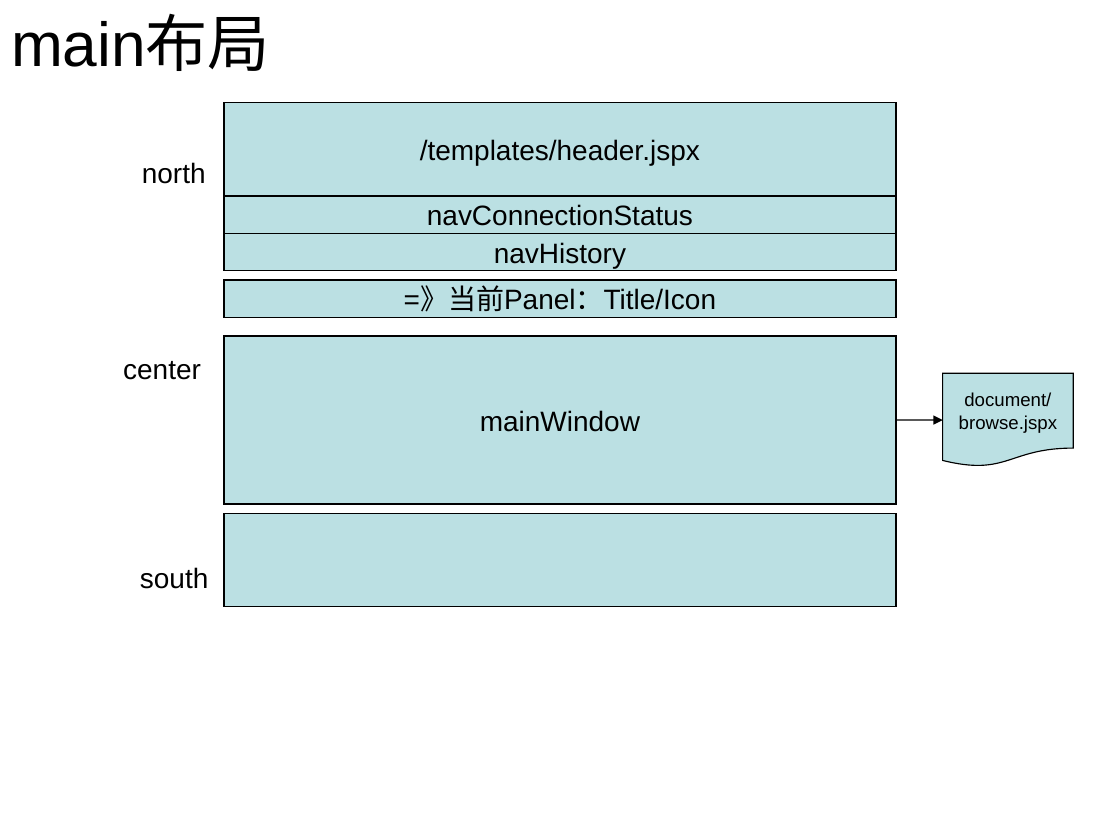
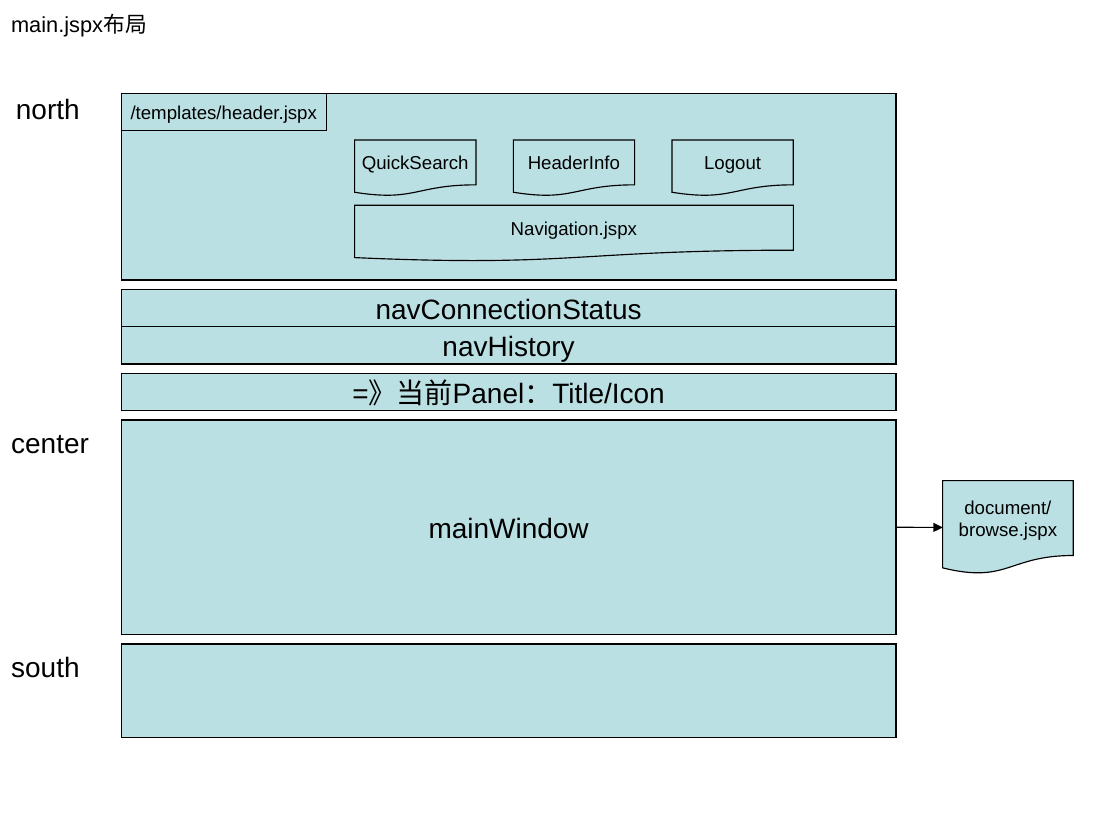
Before and after one commit to myedlt/mycontineo, a slide deck: slide 2 of docu/Contineo Arch.ppt. Drawn at 1120x840 pixels with LibreOffice and Linux fonts; fonts in the diff are those of the drawing. Boxes give left, top, right and bottom in pixels: in the first picture for what was removed or moved away, otherwise in the second. Text is boxed around its words. In the diff, an @@ line names an element or a change of style, - is before the commit and + after.

```diff
--- a/docu/Contineo Arch.ppt
+++ b/docu/Contineo Arch.ppt
@@ title removed at [11, 17, 270, 71] @@
-main布局
@@ title added at [11, 14, 147, 36], 14 pt, text #000000 @@
+main.jspx布局
@@ text "north": place and size @@
-text "north" at [142, 162, 206, 184]
+text "north" at [16, 98, 80, 120]
@@ rectangle "/templates/header.jspx": place and size @@
-rectangle "/templates/header.jspx" at [224, 103, 896, 196]
+rectangle "/templates/header.jspx" at [121, 93, 326, 130]
@@ rectangle "/templates/header.jspx" at [121, 93, 326, 130]: size 18 to 12 pt @@
@@ rectangle added at [121, 93, 896, 280], fill #BBE0E3, outline #000000 0.74 pt @@
@@ flow chart document added at [355, 140, 476, 196], fill #BBE0E3, outline #000000 0.74 pt, 12 pt, text #000000 @@
+QuickSearch
@@ flow chart document added at [513, 140, 634, 196], fill #BBE0E3, outline #000000 0.74 pt, 12 pt, text #000000 @@
+HeaderInfo
@@ flow chart document added at [672, 140, 793, 196], fill #BBE0E3, outline #000000 0.74 pt, 12 pt, text #000000 @@
+Logout
@@ flow chart document added at [355, 205, 794, 261], fill #BBE0E3, outline #000000 0.74 pt, 12 pt, text #000000 @@
+Navigation.jspx
@@ rectangle "navConnectionStatus": place and size @@
-rectangle "navConnectionStatus" at [224, 196, 896, 233]
+rectangle "navConnectionStatus" at [121, 289, 896, 326]
@@ rectangle "navHistory": place and size @@
-rectangle "navHistory" at [224, 233, 896, 270]
+rectangle "navHistory" at [121, 327, 896, 364]
@@ rectangle "=》当前Panel：Title/Icon": place and size @@
-rectangle "=》当前Panel：Title/Icon" at [224, 280, 896, 317]
+rectangle "=》当前Panel：Title/Icon" at [121, 373, 896, 410]
@@ text "center": place and size @@
-text "center" at [123, 361, 201, 380]
+text "center" at [11, 435, 89, 454]
@@ rectangle "mainWindow": place and size @@
-rectangle "mainWindow" at [224, 336, 896, 504]
+rectangle "mainWindow" at [121, 420, 896, 635]
@@ flow chart document "document/": place and size @@
-flow chart document "document/" at [943, 373, 1074, 466]
+flow chart document "document/" at [943, 480, 1074, 573]
@@ arrow moved from (896, 420) - (943, 420) to (896, 528) - (943, 528) @@
@@ text "south": place and size @@
-text "south" at [140, 567, 208, 589]
+text "south" at [11, 656, 79, 678]
@@ rectangle: place and size @@
-rectangle at [224, 513, 896, 606]
+rectangle at [121, 644, 896, 737]
```
Also in this commit, not shown: 1 other slide changed, 1 other file.
